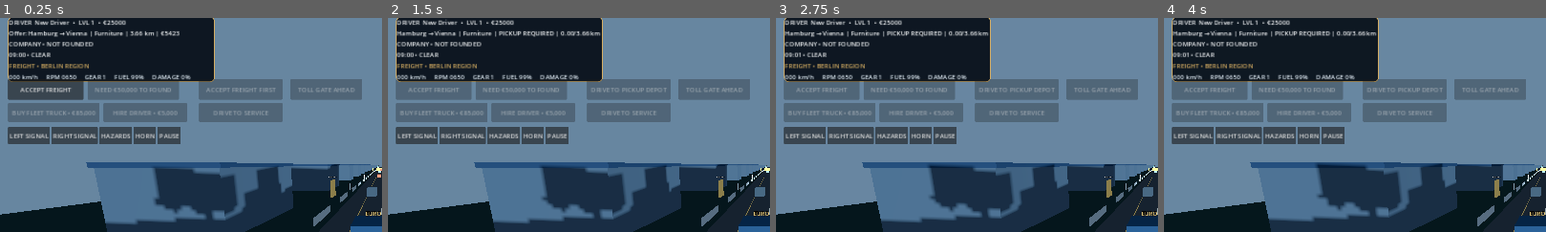
Above: before the commit, frames 1-4 (left to right).
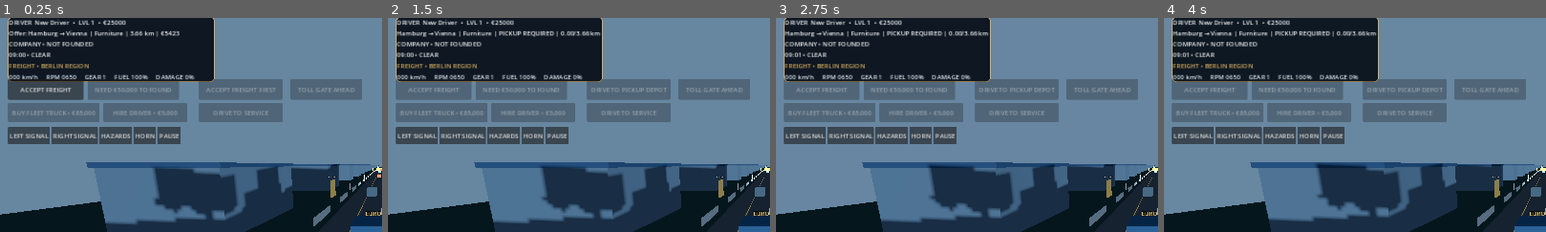
Above: after the commit, the same moments.

Repository: haseebop668-a11y/EURO-HAUL
Game: Godot game, scene res://Scenes/Main.tscn
Same seed, same stepped clock (60 frames per second), same inputs: the game is played once before the commit and once after it.
Inputs:
- Up to frame 1 (0.25 s): no input
- Up to frame 2 (1.5 s): click "ACCEPT FREIGHT" at 0.5 s; click "◀" at 1.25 s
- Up to frame 3 (2.75 s): click "BRAKE" at 2 s
- Up to frame 4 (4 s): click "GAS" at 2.75 s; click "▶" at 3.5 s
The pictures show only the part of the screen within x 0-50%, y 2-52%; the shares and areas given below are measured in that part.

The runs differ from the first frame. In frame 1, 0.2% of the frame differs, in the area x 34-51%, y 26-30%; in frame 2, 0.2%; in frame 3, 0.2%; in frame 4, 0.2%.

Commit message:
fix: measure forward road displacement instead of total 3D movement

Diff:
--- a/Godot/Scripts/main.gd
+++ b/Godot/Scripts/main.gd
@@ -58,7 +58,10 @@
 	truck.set_controls(throttle, steer, brake)
 	_update_indicator_lights(delta)
 	var current_position := truck.global_position
-	var distance := current_position.distance_to(_last_position)
+	var displacement := current_position - _last_position
+	var signed_road_distance := displacement.dot(-truck.global_basis.z)
+	var distance := absf(signed_road_distance)
+	var moving_forward := signed_road_distance >= 0.0
 	if current_position.z < -ROAD_LENGTH + 20.0:
 		current_position.z += ROAD_LENGTH
 		truck.global_position = current_position
@@ -70,7 +73,7 @@
 	_last_position = current_position
 	var expected_step := (absf(truck.speed_kmh) / 3.6) * delta * 3.0 + 1.0
 	if distance > 0.0 and distance <= maxf(10.0, expected_step) and career != null:
-		career.record_distance(distance / 1000.0, truck.speed_kmh >= 0.0)
+		career.record_distance(distance / 1000.0, moving_forward)
 		truck.consume_fuel(distance / 1000.0)
 		_last_distance_save += distance
 	if _last_distance_save >= 100.0:
